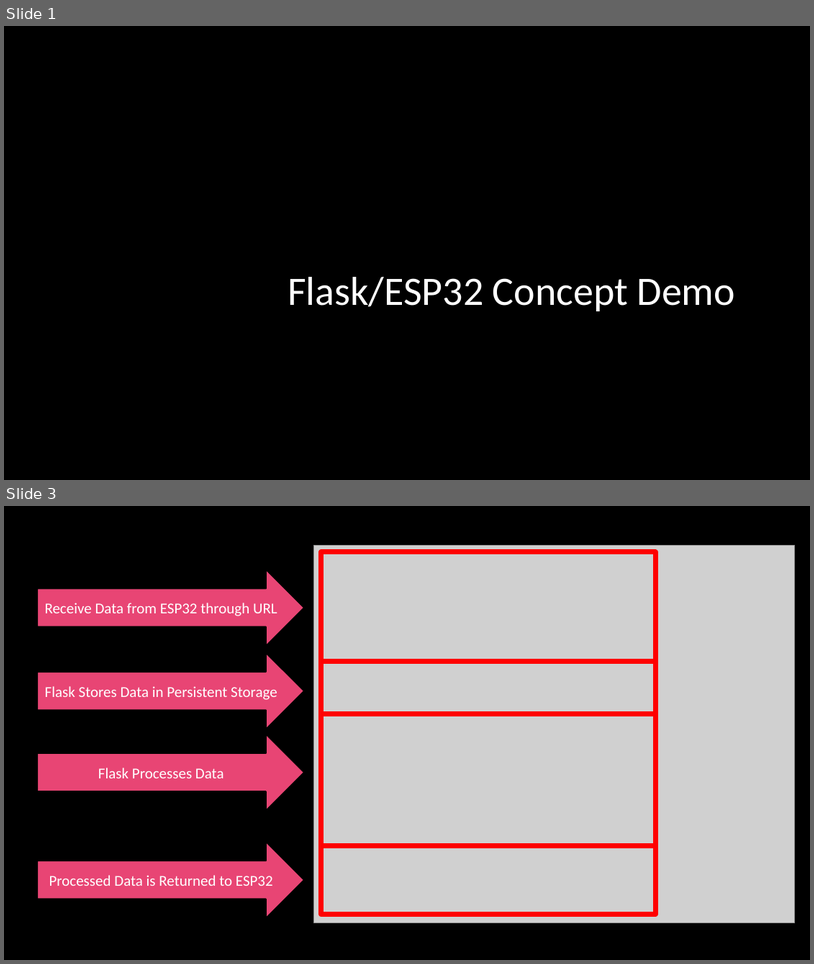
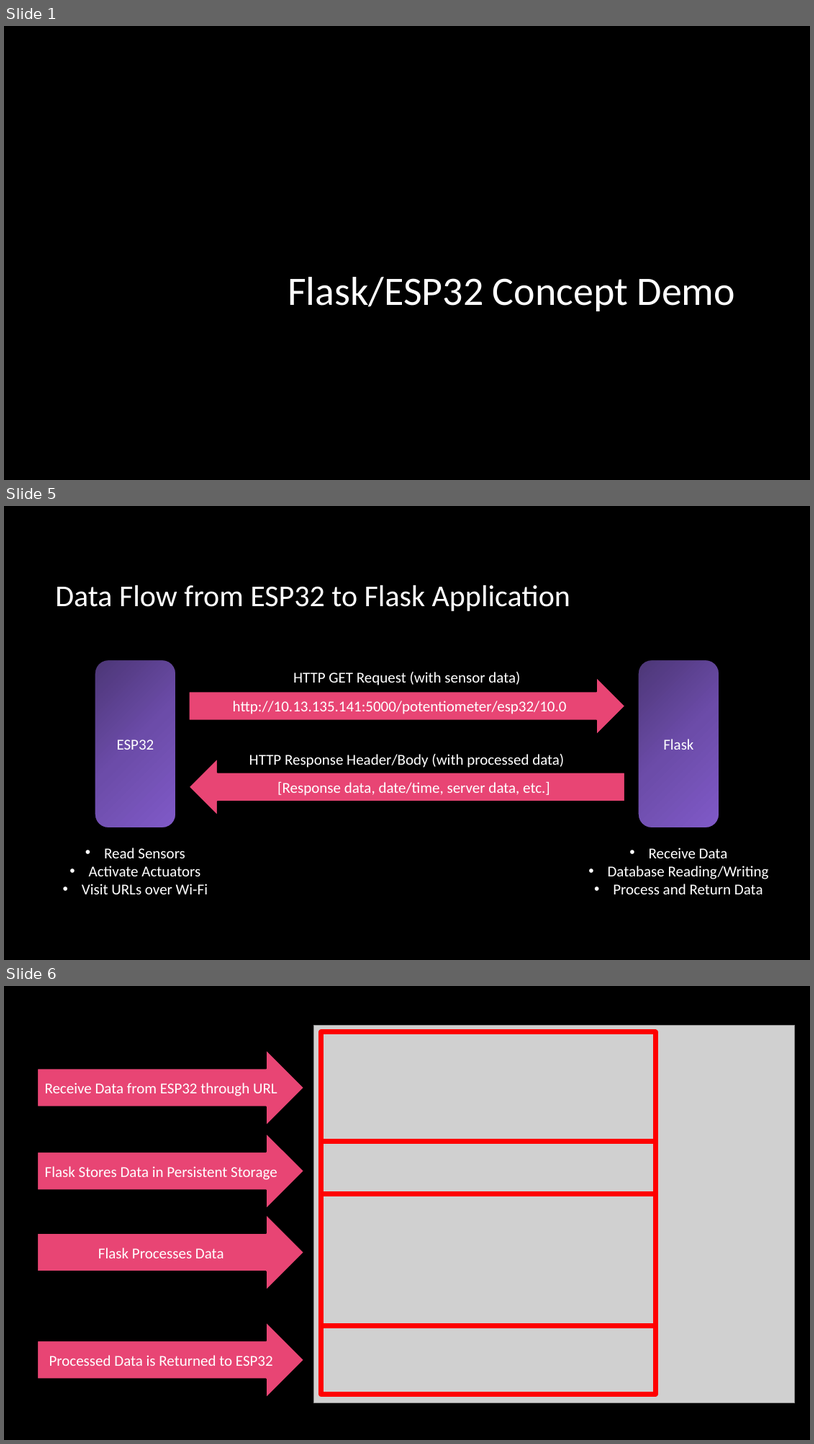
Before and after one commit to uyechi23/FlaskESP32ConceptDemo, a slide deck: FlaskESP32ConceptDemo.pptx. Shown one above the other, each under a label of ours: slides 1 and 3 before the commit, slides 1, 5 and 6 after it; the slides between them are not shown. The pictures are 814x964 and 814x1444 pixels, drawn with LibreOffice and Linux fonts; fonts in the diff are those of the drawing; grey boxes stand for pictures; background and template pictures are left out. Boxes give left, top, right and bottom in pixels: in the first picture for what was removed or moved away, otherwise in the second. Text is boxed around its words. In the diff, an @@ line names an element or a change of style, - is before the commit and + after.

```diff
--- a/FlaskESP32ConceptDemo.pptx
+++ b/FlaskESP32ConceptDemo.pptx
@@ slide 5 added at [4, 506, 810, 960], background picture (left out) @@
@@ title added at [55, 585, 571, 611], 36 pt, text #FFFFFF @@
+Data Flow from ESP32 to Flask Application
@@ rounded rectangle added at [95, 659, 176, 828], fill gradient #4C3677 to #6C4CAA to #805BC9, outline #000000 1.5 pt, 18 pt, text #FFFFFF @@
+ESP32
@@ right arrow added at [189, 677, 626, 735], fill #E84574, outline #000000 1.5 pt, 18 pt, text #FFFFFF @@
+http://10.13.135.141:5000/potentiometer/esp32/10.0
@@ text added at [293, 672, 520, 685], 18 pt, text #FFFFFF @@
+HTTP GET Request (with sensor data)
@@ rounded rectangle added at [638, 659, 720, 828], fill gradient #4C3677 to #6C4CAA to #805BC9, outline #000000 1.5 pt, 18 pt, text #FFFFFF @@
+Flask
@@ right arrow added at [189, 758, 626, 816], fill #E84574, outline #000000 1.5 pt, 18 pt, text #FFFFFF @@
+[Response data, date/time, server data, etc.]
@@ text added at [250, 754, 564, 767], 18 pt, text #FFFFFF @@
+HTTP Response Header/Body (with processed data)
@@ text added at [82, 847, 208, 894], 18 pt, text #FFFFFF @@
+• Read Sensors
+• Activate Actuators
+• Visit URLs over Wi-Fi
@@ text added at [608, 847, 769, 894], 18 pt, text #FFFFFF @@
+• Receive Data
+• Database Reading/Writing
+• Process and Return Data
@@ what was slide 3 is now slide 6 @@
```
Also in this commit, not shown: 3 other slides added, 1 slide removed.
